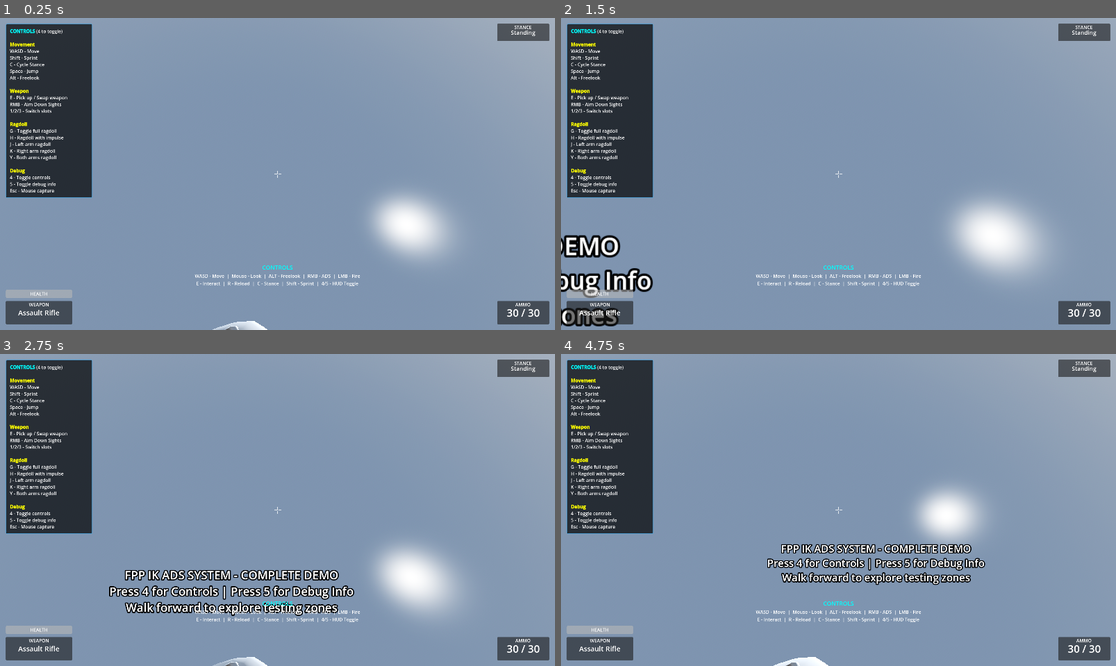
Above: before the commit, frames 1-4 (two rows, left to right).
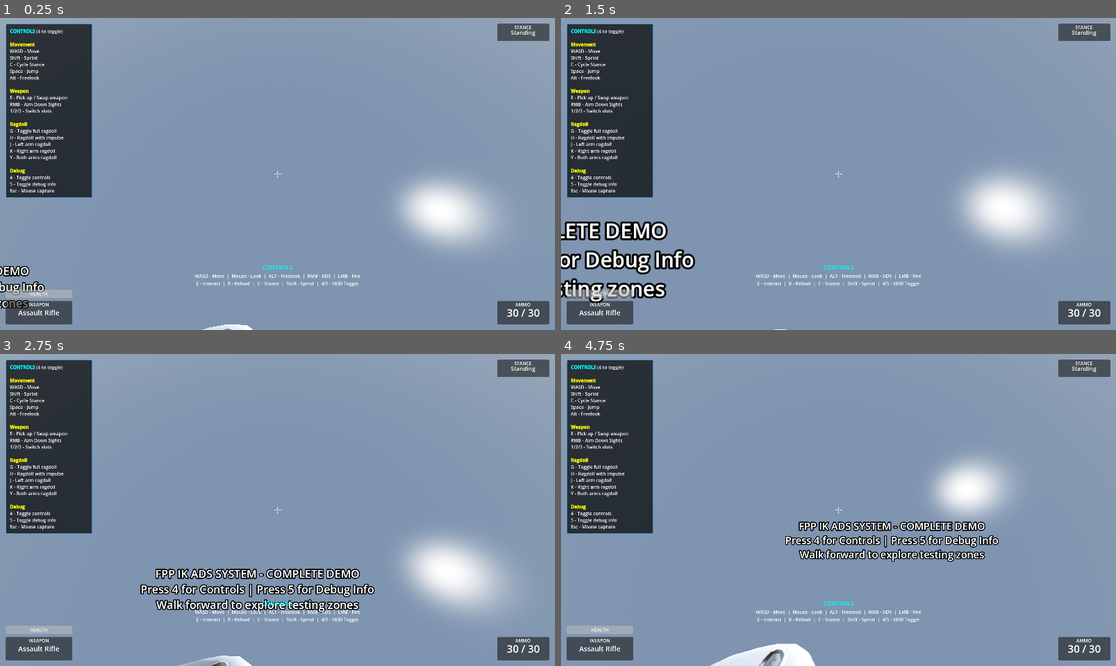
Above: after the commit, the same moments.

Repository: lmf-git/fpp-ik-ads
Game: Godot game, scene res://scenes/enhanced_demo.tscn
The game is run twice, just before and just after one commit, with the same random seed, the same clock (stepped at 60 frames per second) and the same inputs.
Inputs (mouse positions are in pixels of both pictures, inside the frame that each line leads up to):
- Up to frame 1 (0.25 s): no input
- Up to frame 2 (1.5 s): tap Enter (ui_accept) at 0.5 s; move the mouse to (866, 174) at 0.52 s; press the mouse at (866, 174) at 0.53 s; hold W (move_forward) from 0.53 s (still down); tap Space (jump) at 0.77 s; move the mouse to (810, 174) at 1.27 s; release the mouse at (810, 174) at 1.28 s; right-click (810, 174) at 1.35 s
- Up to frame 3 (2.75 s): keep holding W (move_forward); tap Space (jump) at 1.52 s; click (249, 510) at 1.55 s; move the mouse to (288, 503) at 2.02 s; press the mouse at (288, 503) at 2.03 s; tap C (crouch) at 2.1 s
- Up to frame 4 (4.75 s): keep holding W (move_forward); move the mouse to (832, 516) at 2.77 s; release the mouse at (832, 516) at 2.78 s; click (832, 516) at 2.85 s; tap Space (jump) at 3.02, 3.77, 4.52 s; move the mouse to (877, 513) at 3.52 s; hold Alt (freelook) 3.53-4.28 s; click (877, 513) at 3.8 s; tap R (reload) at 4.15 s; move the mouse to (794, 506) at 4.27 s; tap E (interact) at 4.35 s; click (794, 506) at 4.55 s

The runs differ from the first frame. In frame 1, 4.7% of the frame differs, in the area x 0-90%, y 51-100%; in frame 2, 8.9%, in the area x 0-91%, y 48-100%; in frame 3, 8.6%; in frame 4, 8.1%.
Error before the commit: Parse Error: Cannot infer the type of "ads_offset_local" variable because the value doesn't have a set type. (res://scripts/components/weapon_controller_compon…

Commit message:
Fix GDScript type inference and property access errors
Camera Controller:
- Remove unused warning variables (_warned_skeleton, _warned_head_bone)

Weapon Controller:
- Fix type inference: explicitly type ads_offset_local as Transform3D
- Fix type inference: explicitly type target_weapon_pos as Vector3
- Fix can_fire: access as property, not method (was calling can_fire())
- Fix is_reloading: access as property, not method (was calling is_reloading())
- Change has_method() to "property" in object check for properties

All GDScript parser errors resolved.

Diff:
--- a/scripts/components/camera_controller_component.gd
+++ b/scripts/components/camera_controller_component.gd
@@ -43,10 +43,6 @@
 # Cached bone indices
 var _head_bone_idx: int = -1
 var _spine_bone_idx: int = -1
-
-# Warning flags (prevent console spam)
-var _warned_skeleton: bool = false
-var _warned_head_bone: bool = false
 
 func _ready() -> void:
 	var errors: Array[String] = []
--- a/scripts/components/weapon_controller_component.gd
+++ b/scripts/components/weapon_controller_component.gd
@@ -216,10 +216,10 @@
 	var weapon_root := current_weapon.get_parent() as Node3D
 	if weapon_root:
 		# Offset from weapon root to ADS target in local space
-		var ads_offset_local := current_weapon.transform * ads_target_node.transform
+		var ads_offset_local: Transform3D = current_weapon.transform * ads_target_node.transform
 
 		# Target position: align ADS point with camera
-		var target_weapon_pos := camera_pos - (weapon_root.global_transform.basis * ads_offset_local.origin)
+		var target_weapon_pos: Vector3 = camera_pos - (weapon_root.global_transform.basis * ads_offset_local.origin)
 
 		# Blend position smoothly
 		weapon_root.global_position = weapon_root.global_position.lerp(target_weapon_pos, ads_blend)
@@ -229,7 +229,7 @@
 	if not current_weapon:
 		return
 
-	if current_weapon.has_method("can_fire") and current_weapon.can_fire():
+	if "can_fire" in current_weapon and current_weapon.can_fire:
 		if current_weapon.has_method("fire"):
 			current_weapon.fire()
 			weapon_fired.emit(current_weapon)
@@ -243,7 +243,7 @@
 	if not current_weapon:
 		return
 
-	if current_weapon.has_method("is_reloading") and not current_weapon.is_reloading():
+	if "is_reloading" in current_weapon and not current_weapon.is_reloading:
 		if current_weapon.has_method("reload"):
 			current_weapon.reload()
 
